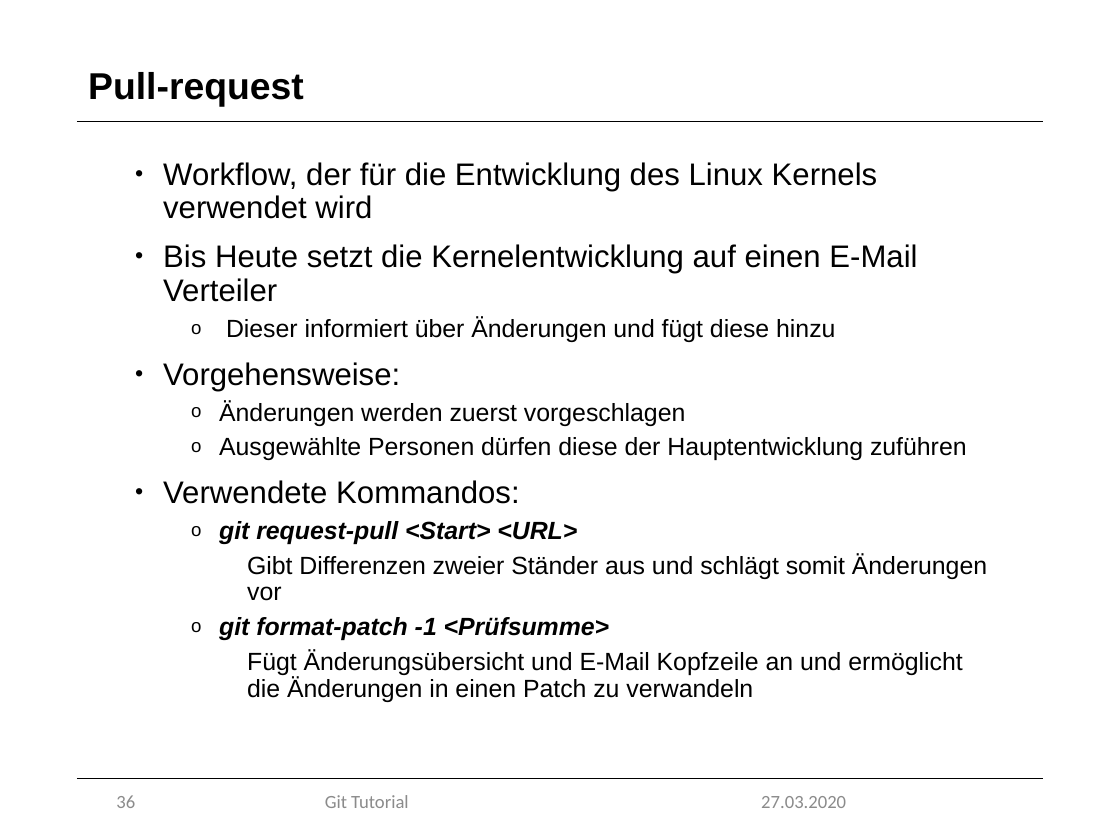
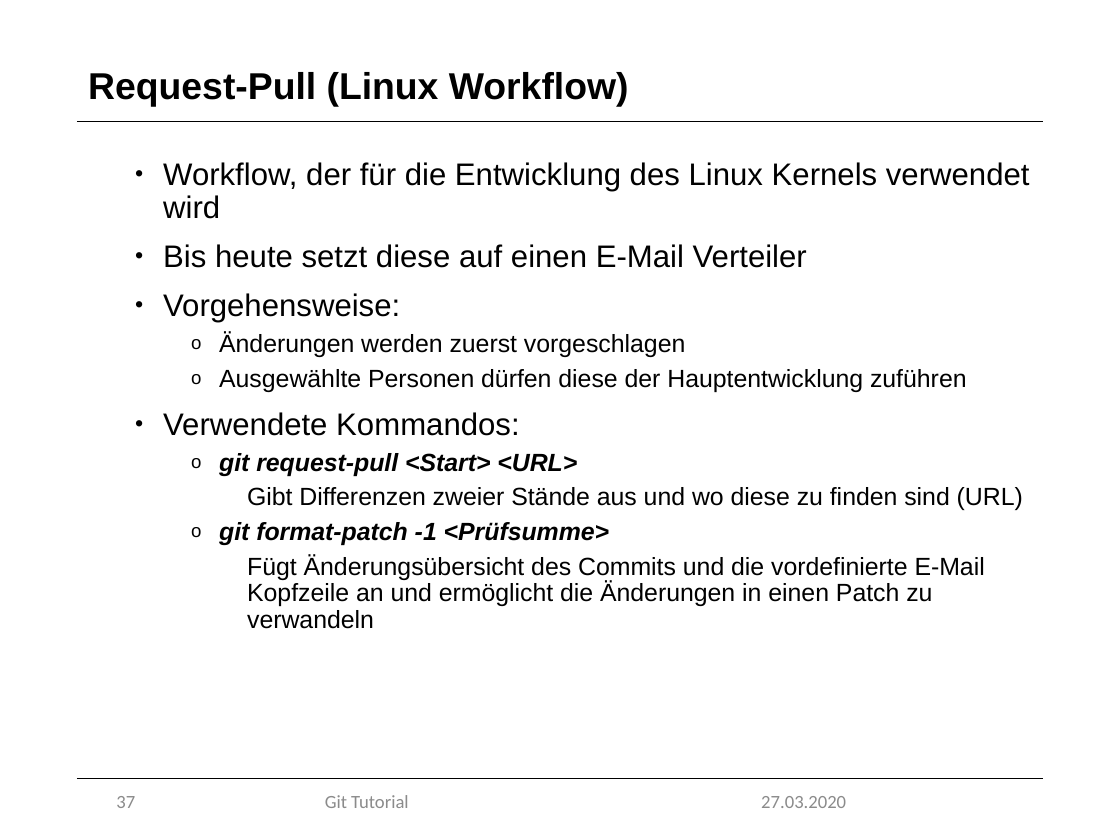
Before and after one commit to marcretzlaff/projektarbeit, a slide deck: slide 37 of Präsentation-90min/Präsentation-90min.pptx (slide 36 before the commit). Drawn at 1120x840 pixels with LibreOffice and Linux fonts; fonts in the diff are those of the drawing; background and template pictures are left out. Boxes give left, top, right and bottom in pixels: in the first picture for what was removed or moved away, otherwise in the second. Text is boxed around its words. In the diff, an @@ line names an element or a change of style, - is before the commit and + after.

```diff
--- a/Präsentation-90min/Präsentation-90min.pptx
+++ b/Präsentation-90min/Präsentation-90min.pptx
@@ title at (x1=88, y1=72, x2=629, y2=107): text changed @@
-Pull-request
+Request-Pull (Linux Workflow)
@@ text at (x1=163, y1=244, x2=807, y2=268): text changed @@
-• Bis Heute setzt die Kernelentwicklung auf einen E-Mail Verteiler
-  o Dieser informiert über Änderungen und fügt diese hinzu
+• Bis heute setzt diese auf einen E-Mail Verteiler
@@ text at (x1=247, y1=487, x2=1023, y2=510): text changed @@
-    Gibt Differenzen zweier Ständer aus und schlägt somit Änderungen vor
+    Gibt Differenzen zweier Stände aus und wo diese zu finden sind (URL)
@@ text at (x1=247, y1=555, x2=985, y2=629): text changed @@
-    Fügt Änderungsübersicht und E-Mail Kopfzeile an und ermöglicht die Änderungen in einen Patch zu verwandeln
+    Fügt Änderungsübersicht des Commits und die vordefinierte E-Mail Kopfzeile an und ermöglicht die Änderungen in einen Patch zu verwandeln
@@ page number at (x1=116, y1=796, x2=135, y2=808): text changed @@
-36
+37
```
Also in this commit, not shown: 21 other slides changed, 2 slides added, 2 slides removed, 1 other file.
